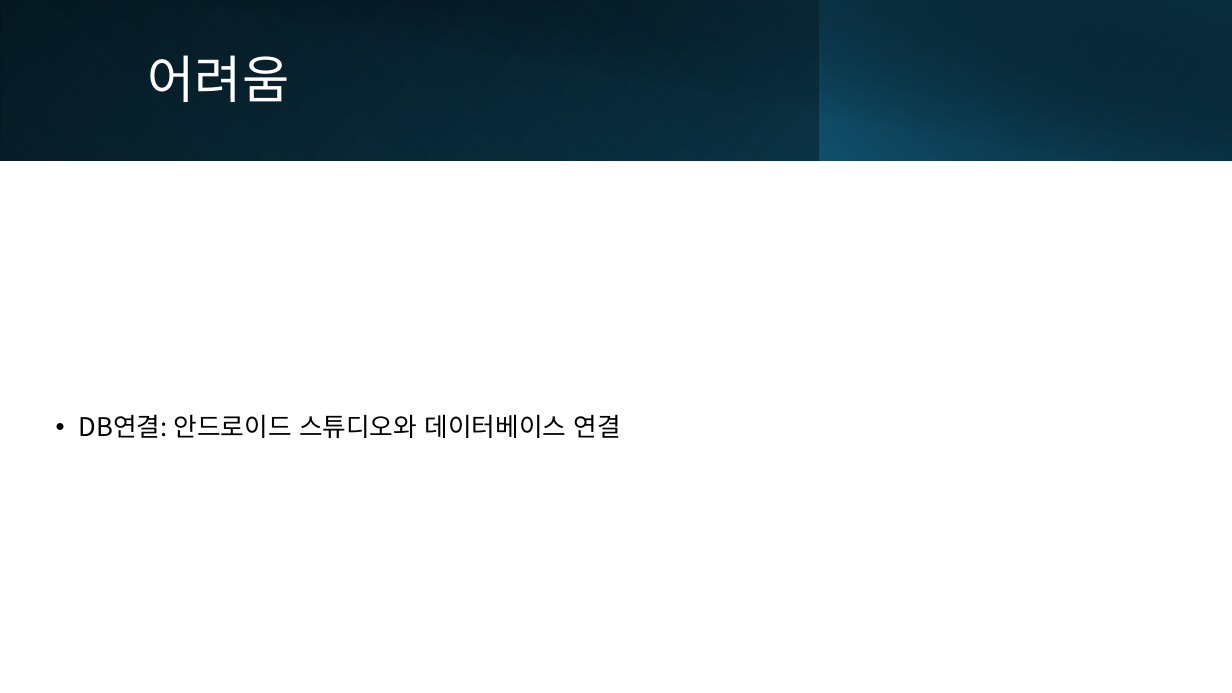
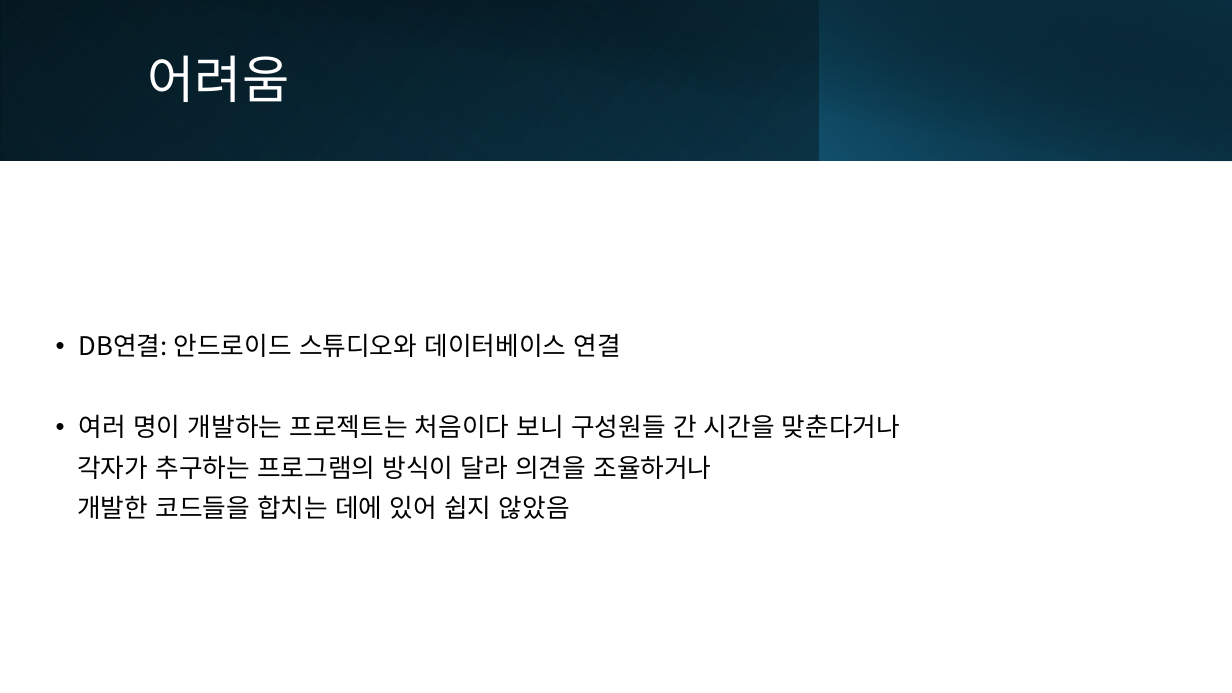
Before and after one commit to kjunh972/TBFG, a slide deck: slide 9 of doc/TBFG 모바일 프로젝트.pptx (slide 3 before the commit). Drawn at 1232x693 pixels with LibreOffice and Linux fonts; fonts in the diff are those of the drawing. Boxes give left, top, right and bottom in pixels: in the first picture for what was removed or moved away, otherwise in the second. Text is boxed around its words. In the diff, an @@ line names an element or a change of style, - is before the commit and + after.

```diff
--- a/doc/TBFG 모바일 프로젝트.pptx
+++ b/doc/TBFG 모바일 프로젝트.pptx
@@ text at box(77, 414, 900, 519): paragraphs added @@
+• 여러 명이 개발하는 프로젝트는 처음이다 보니 구성원들 간 시간을 맞춘다거나
+각자가 추구하는 프로그램의 방식이 달라 의견을 조율하거나
+개발한 코드들을 합치는 데에 있어 쉽지 않았음
```
Also in this commit, not shown: 7 other slides changed, 2 slides added.
